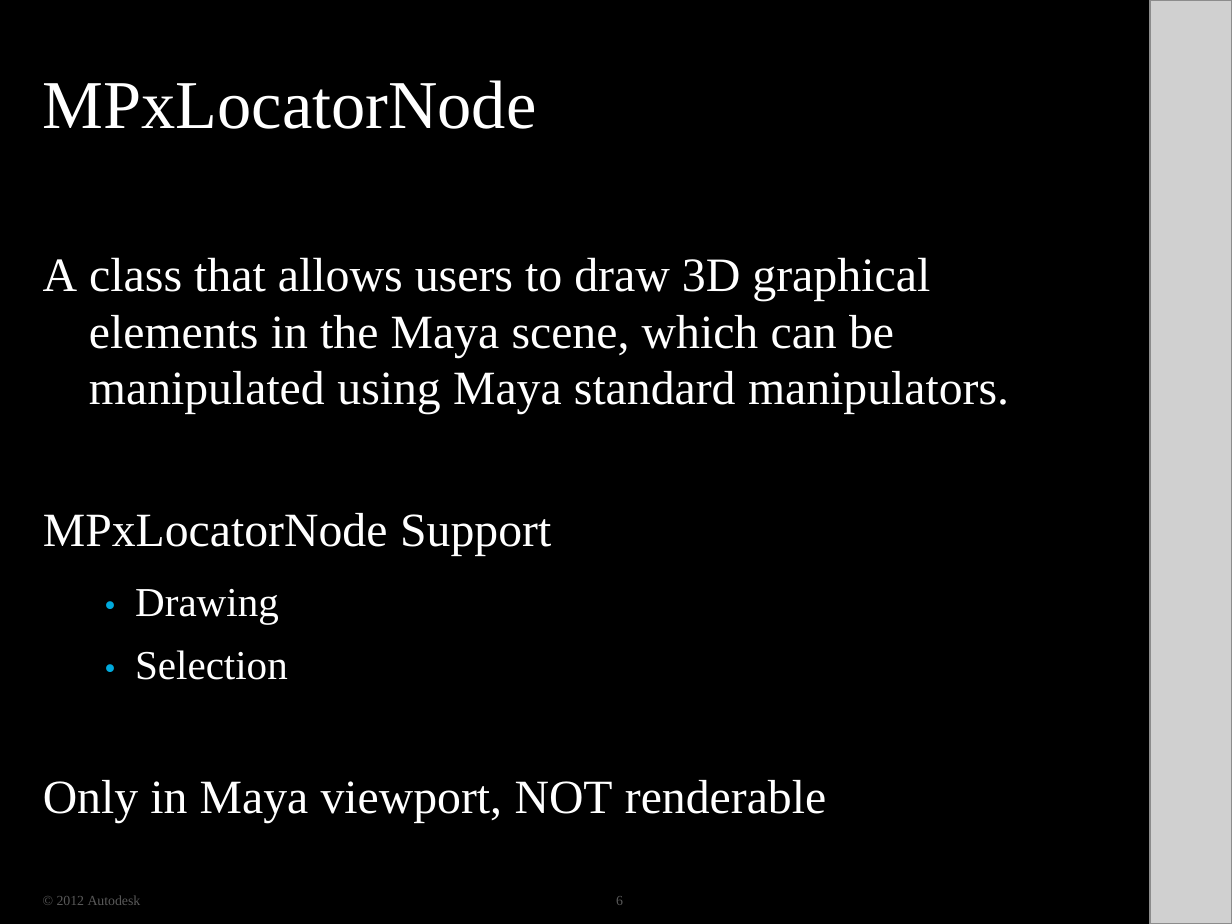
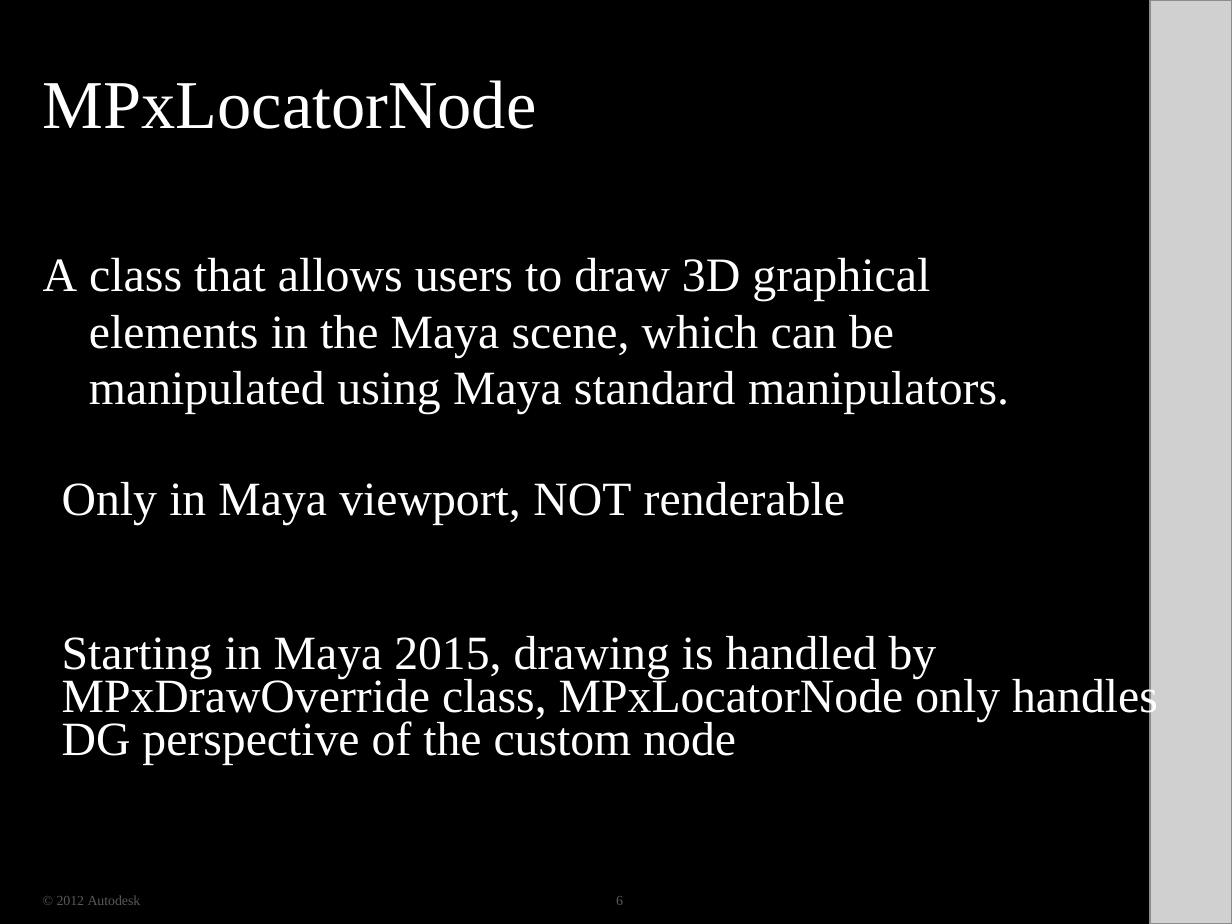
Before and after one commit to ADN-DevTech/Maya-Training-Material, a slide deck: slide 6 of 07_Locator/07_Locator.pptx. Drawn at 1232x924 pixels with LibreOffice and Linux fonts; fonts in the diff are those of the drawing; grey boxes stand for pictures; background and template pictures are left out; a plain dark background stands for a picture behind light text. Boxes give left, top, right and bottom in pixels: in the first picture for what was removed or moved away, otherwise in the second. Text is boxed around its words. In the diff, an @@ line names an element or a change of style, - is before the commit and + after.

Commit message:
Powerpoint update for drawing custom locator with VP2

```diff
--- a/07_Locator/07_Locator.pptx
+++ b/07_Locator/07_Locator.pptx
@@ text "Only in Maya viewport, NOT ...": place and size @@
-text "Only in Maya viewport, NOT ..." at [43, 780, 826, 823]
+text "Only in Maya viewport, NOT ..." at [62, 482, 845, 525]
@@ text removed at [43, 513, 551, 556] @@
-MPxLocatorNode Support
@@ text removed at [105, 586, 115, 686] @@
-•
-•
@@ text removed at [135, 589, 288, 680] @@
-Drawing
-Selection
@@ text added at [62, 636, 1158, 765], 27.9 pt, text #FFFFFF @@
+Starting in Maya 2015, drawing is handled by
+MPxDrawOverride class, MPxLocatorNode only handles
+DG perspective of the custom node
```
Also in this commit, not shown: 1 other slide changed, 3 slides added, 5 slides removed.
